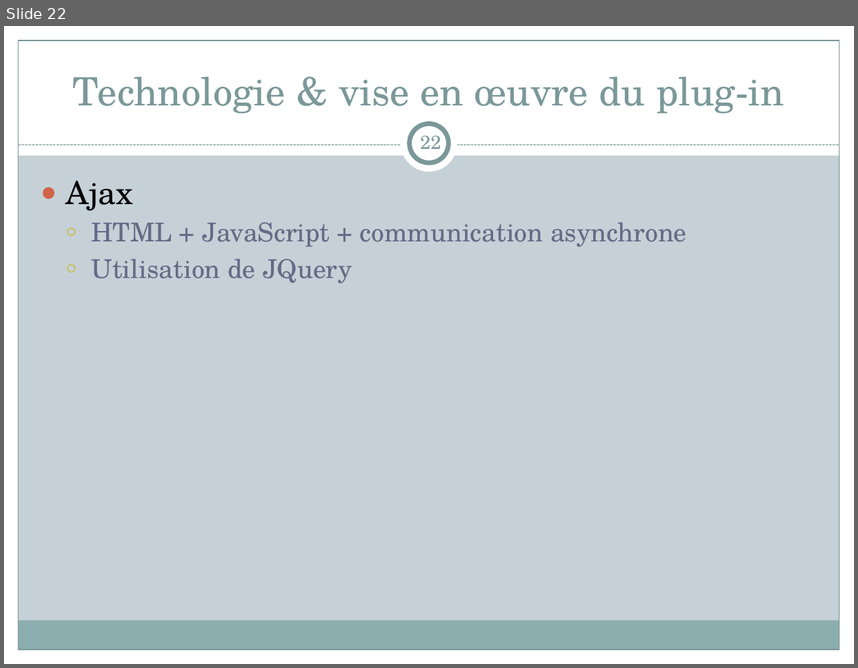
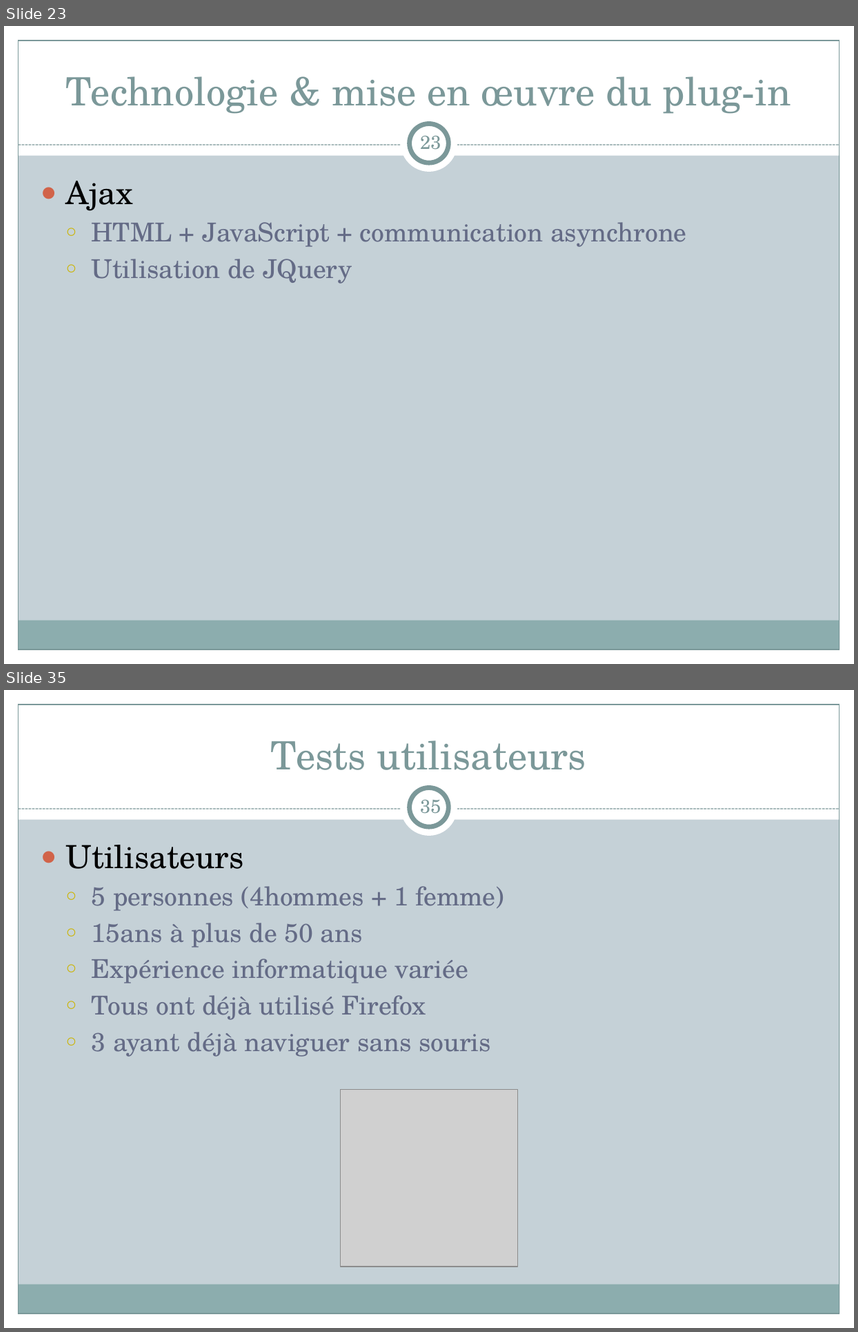
Before and after one commit to nicolasrn/pjtsyntshnr, a slide deck: wiki/HandiFox.pptx. Shown one above the other, each under a label of ours: slide 22 before the commit, slides 23 and 35 after it; the slides between them are not shown. The pictures are 858x668 and 858x1332 pixels, drawn with LibreOffice and Linux fonts; fonts in the diff are those of the drawing; grey boxes stand for pictures. Boxes give left, top, right and bottom in pixels: in the first picture for what was removed or moved away, otherwise in the second. Text is boxed around its words. In the diff, an @@ line names an element or a change of style, - is before the commit and + after.

```diff
--- a/wiki/HandiFox.pptx
+++ b/wiki/HandiFox.pptx
@@ slide 35 added at (4, 690, 854, 1328), background #C5D1D7; not listed: 9 template elements that a slide beside it also shows @@
@@ title added at (271, 740, 586, 770), 33 pt, text #7C999A @@
+Tests utilisateurs
@@ page number added at (420, 800, 441, 814), 16 pt, text #7C999A @@
+35
@@ text added at (66, 845, 505, 1056), 22 pt, text #646B86 @@
+● Utilisateurs
+  ○ 5 personnes (4hommes + 1 femme)
+  ○ 15ans à plus de 50 ans
+  ○ Expérience informatique variée
+  ○ Tous ont déjà utilisé Firefox
+  ○ 3 ayant déjà naviguer sans souris
@@ picture added at (341, 1089, 517, 1265) @@
@@ what was slide 22 is now slide 23 @@
@@ slide 23 changed as well @@
@@ title at (66, 76, 791, 114): text changed @@
-Technologie & vise en œuvre du plug-in
+Technologie & mise en œuvre du plug-in
@@ page number at (420, 136, 441, 150): text changed @@
-22
+23
```
Also in this commit, not shown: 3 other slides changed, 20 other slides added.
